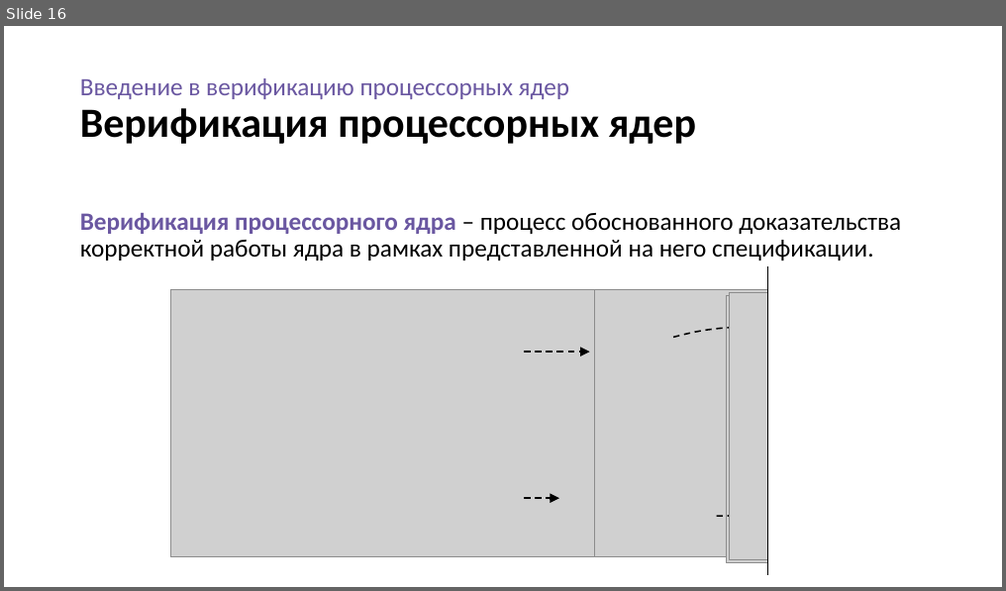
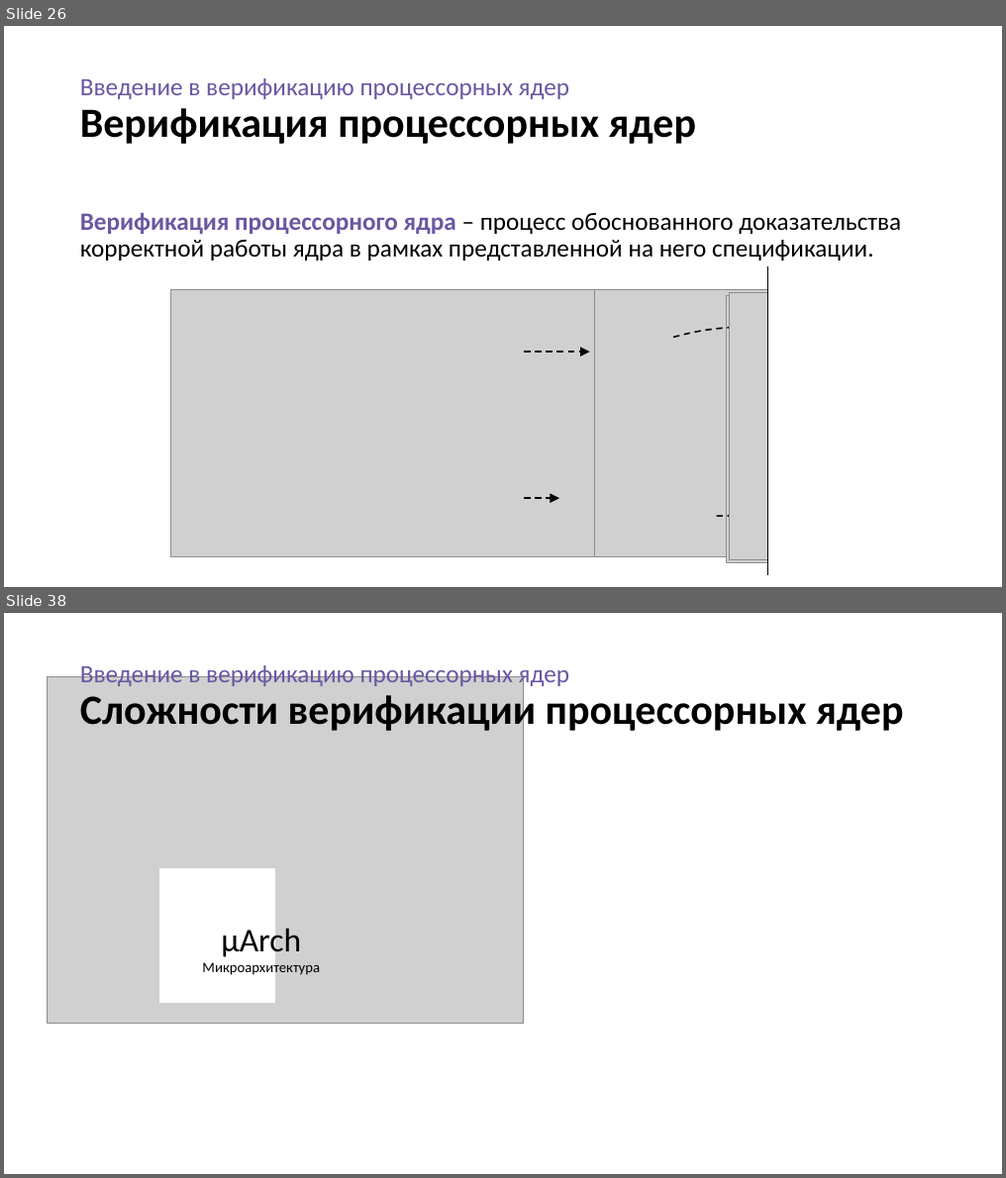
Before and after one commit to serge0699/micro23, a slide deck: present/present.pptx. Shown one above the other, each under a label of ours: slide 16 before the commit, slides 26 and 38 after it; the slides between them are not shown. The pictures are 1006x591 and 1006x1178 pixels, drawn with LibreOffice and Linux fonts; fonts in the diff are those of the drawing; grey boxes stand for pictures. Boxes give left, top, right and bottom in pixels: in the first picture for what was removed or moved away, otherwise in the second. Text is boxed around its words. In the diff, an @@ line names an element or a change of style, - is before the commit and + after.

```diff
--- a/present/present.pptx
+++ b/present/present.pptx
@@ slide 38 added at [4, 613, 1002, 1174], background #FFFFFF @@
@@ title added at [80, 662, 904, 734], 24 pt, text #6A57A1 @@
+Введение в верификацию процессорных ядер
+Сложности верификации процессорных ядер
@@ picture added at [48, 677, 524, 1023] @@
@@ rectangle added at [159, 869, 275, 1003], fill #FFFFFF, outline #FFFFFF 1 pt @@
@@ text added at [202, 924, 320, 977], 14 pt, text #000000 @@
+µArch
+Микроархитектура
@@ what was slide 16 is now slide 26 @@
```
Also in this commit, not shown: 1 slide changed, 22 other slides added, 14 other files.
